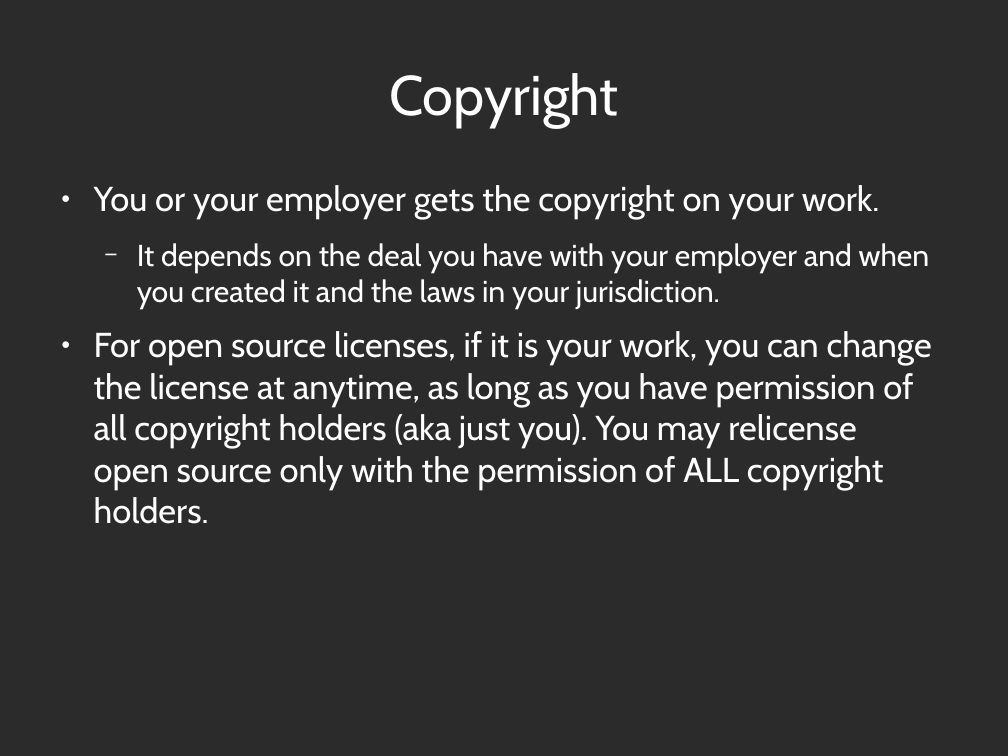
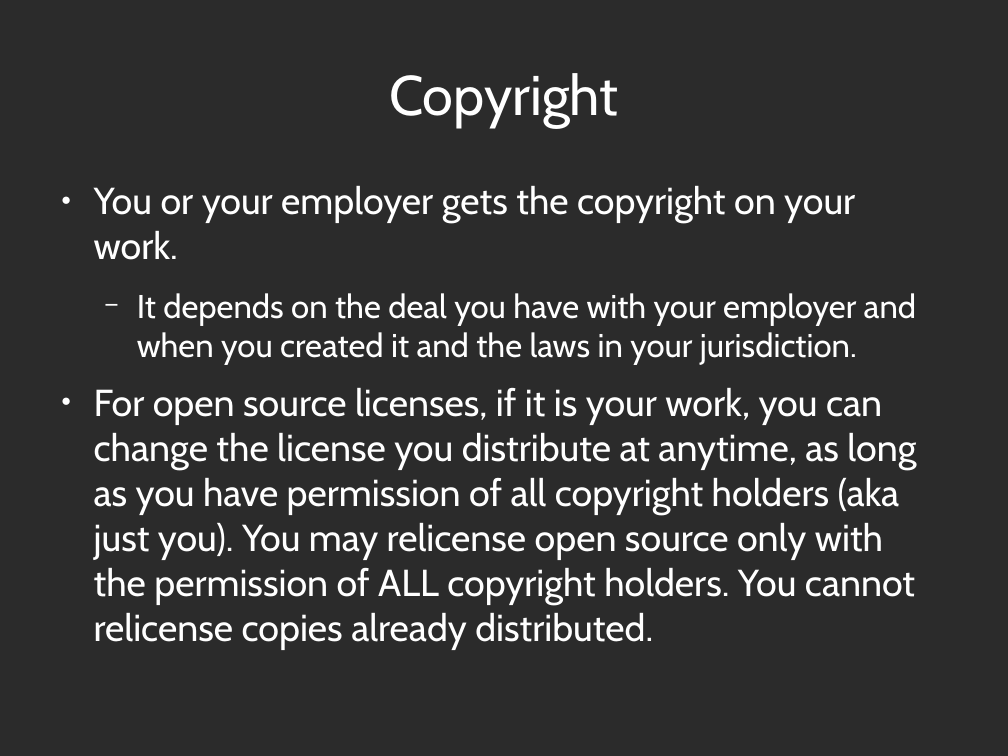
Before and after one commit to abramhindle/floss-licensing-talk, a slide deck: slide 8 of license-talk.odp. Drawn at 1008x756 pixels with LibreOffice and Linux fonts; fonts in the diff are those of the drawing; background and template pictures are left out; a plain dark background stands for a picture behind light text. Boxes give left, top, right and bottom in pixels: in the first picture for what was removed or moved away, otherwise in the second. Text is boxed around its words. In the diff, an @@ line names an element or a change of style, - is before the commit and + after.

Commit message:
licensing talk 2

```diff
--- a/license-talk.odp
+++ b/license-talk.odp
@@ text at (94,186,916,365): size 27.2 to 29.6 pt in "You or your employer gets the copyright ..."; size 23.8 to 25.9 pt in "It depends on the deal you have ..." @@
@@ text at (94,388,916,650): text changed; size 27.2 to 29.6 pt @@
-● For open source licenses, if it is your work, you can change the license at anytime, as long as you have permission of all copyright holders (aka just you). You may relicense open source only with the permission of ALL copyright holders.
+● For open source licenses, if it is your work, you can change the license you distribute at anytime, as long as you have permission of all copyright holders (aka just you). You may relicense open source only with the permission of ALL copyright holders. You cannot relicense copies already distributed.
```
